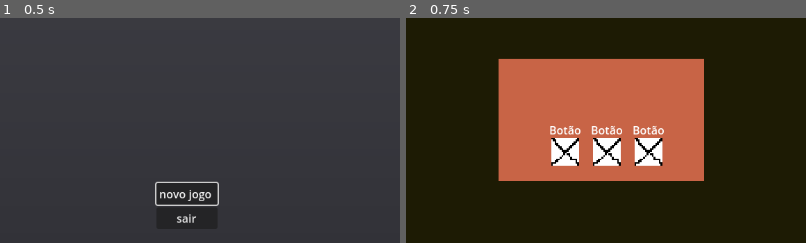
Above: before the commit, frames 1-2 (left to right).
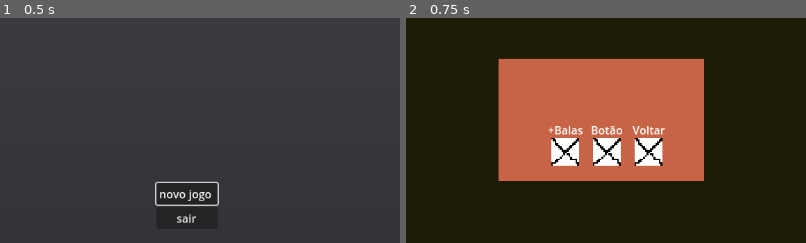
Above: after the commit, the same moments.

Repository: kawasousa/Scary-Jammers
Game: Godot game, scene res://scenes/menu_inicial.tscn
Two runs of this game, one before a commit and one after it. Both use one fixed random seed, a clock stepped at 60 frames per second and the inputs below.
Inputs:
- Up to frame 1 (0.5 s): no input
- Up to frame 2 (0.75 s): click "novo jogo" at 0.5 s
The pictures show only the part of the screen within x 27-77%, y 8-58%; the shares and areas given below are measured in that part.

Frame 1 is identical in both runs. In frame 2, 0.4% of the frame differs, in the area x 35-65%, y 48-52%.

Commit message:
inventory base

Diff:
--- a/Scary Jam/scenes/inventory.tscn
+++ b/Scary Jam/scenes/inventory.tscn
@@ -1,6 +1,10 @@
-[gd_scene load_steps=2 format=3 uid="uid://cuwvdickdojxe"]
+[gd_scene load_steps=4 format=3 uid="uid://cuwvdickdojxe"]
 
 [ext_resource type="Theme" uid="uid://c07wpxevc7kyv" path="res://themes/button.tres" id="1_mp32s"]
+[ext_resource type="Script" path="res://script/inventory.gd" id="1_y52ir"]
+
+[sub_resource type="RectangleShape2D" id="RectangleShape2D_i8dxd"]
+size = Vector2(186, 78)
 
 [node name="inventory" type="Control"]
 layout_mode = 3
@@ -11,6 +15,13 @@
 anchor_bottom = 0.5
 grow_horizontal = 2
 grow_vertical = 2
+script = ExtResource("1_y52ir")
+
+[node name="Area2D" type="Area2D" parent="."]
+
+[node name="CollisionShape2D" type="CollisionShape2D" parent="Area2D"]
+position = Vector2(81, 36)
+shape = SubResource("RectangleShape2D_i8dxd")
 
 [node name="HBoxContainer" type="HBoxContainer" parent="."]
 layout_mode = 0
@@ -25,10 +36,10 @@
 
 [node name="Label" type="Label" parent="HBoxContainer/Button"]
 layout_mode = 0
-offset_left = -3.0
+offset_left = -5.0
 offset_top = -23.0
-offset_right = 43.0
-text = "Botão"
+offset_right = 46.0
+text = "+Balas"
 
 [node name="Button2" type="Button" parent="HBoxContainer"]
 custom_minimum_size = Vector2(40, 0)
@@ -41,13 +52,17 @@
 offset_right = 43.0
 text = "Botão"
 
-[node name="Button3" type="Button" parent="HBoxContainer"]
+[node name="quit" type="Button" parent="HBoxContainer"]
 custom_minimum_size = Vector2(40, 0)
 layout_mode = 2
 theme = ExtResource("1_mp32s")
 
-[node name="Label" type="Label" parent="HBoxContainer/Button3"]
+[node name="quit" type="Label" parent="HBoxContainer/quit"]
 offset_left = -3.0
 offset_top = -23.0
-offset_right = 43.0
-text = "Botão"
+offset_right = 44.0
+text = "Voltar"
+
+[connection signal="body_entered" from="Area2D" to="." method="_on_area_2d_body_entered"]
+[connection signal="pressed" from="HBoxContainer/Button" to="." method="_on_button_pressed"]
+[connection signal="pressed" from="HBoxContainer/quit" to="." method="_on_quit_pressed"]
--- a/Scary Jam/scenes/outdoor_scene.tscn
+++ b/Scary Jam/scenes/outdoor_scene.tscn
@@ -26,28 +26,33 @@
 offset_right = 1152.0
 offset_bottom = 648.0
 color = Color(0.109804, 0.160784, 0.117647, 1)
+metadata/_edit_use_anchors_ = true
 
 [node name="ColorRect" type="ColorRect" parent="placeholder_outdoor"]
 offset_right = 1152.0
 offset_bottom = 168.0
 color = Color(0.360784, 0.192157, 0.164706, 1)
+metadata/_edit_use_anchors_ = true
 
 [node name="ColorRect2" type="ColorRect" parent="placeholder_outdoor"]
 offset_right = 96.0
 offset_bottom = 408.0
 color = Color(0.360784, 0.192157, 0.164706, 1)
+metadata/_edit_use_anchors_ = true
 
 [node name="ColorRect3" type="ColorRect" parent="placeholder_outdoor"]
 offset_left = 576.0
 offset_right = 1152.0
 offset_bottom = 216.0
 color = Color(0.360784, 0.192157, 0.164706, 1)
+metadata/_edit_use_anchors_ = true
 
 [node name="ColorRect4" type="ColorRect" parent="placeholder_outdoor"]
 offset_top = 592.0
 offset_right = 200.0
 offset_bottom = 648.0
 color = Color(0.172549, 0.45098, 0.282353, 1)
+metadata/_edit_use_anchors_ = true
 
 [node name="ColorRect7" type="ColorRect" parent="placeholder_outdoor"]
 offset_left = 304.0
@@ -55,6 +60,7 @@
 offset_right = 1152.0
 offset_bottom = 648.0
 color = Color(0.172549, 0.45098, 0.282353, 1)
+metadata/_edit_use_anchors_ = true
 
 [node name="ColorRect6" type="ColorRect" parent="placeholder_outdoor"]
 offset_left = 1056.0
@@ -62,12 +68,14 @@
 offset_right = 1152.0
 offset_bottom = 648.0
 color = Color(0.172549, 0.45098, 0.282353, 1)
+metadata/_edit_use_anchors_ = true
 
 [node name="ColorRect5" type="ColorRect" parent="placeholder_outdoor"]
-offset_top = 476.0
+offset_top = 407.0
 offset_right = 40.0
 offset_bottom = 648.0
 color = Color(0.172549, 0.45098, 0.282353, 1)
+metadata/_edit_use_anchors_ = true
 
 [node name="forja" type="ColorRect" parent="placeholder_outdoor"]
 offset_left = 144.0
@@ -75,6 +83,7 @@
 offset_right = 368.0
 offset_bottom = 312.0
 color = Color(0, 0.760784, 0.764706, 1)
+metadata/_edit_use_anchors_ = true
 
 [node name="Player" parent="." instance=ExtResource("1_r2x21")]
 position = Vector2(255, 575)
@@ -93,10 +102,10 @@
 [node name="enemy_spawner" type="Node2D" parent="."]
 
 [node name="Marker2D" type="Marker2D" parent="enemy_spawner"]
-position = Vector2(1141, 264)
+position = Vector2(1202, 267)
 
 [node name="Marker2D2" type="Marker2D" parent="enemy_spawner"]
-position = Vector2(3, 444)
+position = Vector2(253, 713)
 
 [node name="enemy_group" type="Node2D" parent="."]
 
--- /dev/null
+++ b/Scary Jam/script/inventory.gd
@@ -0,0 +1,15 @@
+extends Control
+
+@onready var button = $HBoxContainer/Button
+
+func _on_button_pressed():
+	Global.player_shooots += 1
+
+
+func _on_area_2d_body_entered(body):
+	if body.is_in_group("Player"):
+		Global.player_node.can_move = false
+		button.grab_focus()
+
+func _on_quit_pressed():
+	Global.player_node.can_move = true
--- a/Scary Jam/script/player.gd
+++ b/Scary Jam/script/player.gd
@@ -2,6 +2,7 @@
 
 const SPEED = 30000
 const SHOOT_SCENE = preload("res://scenes/shoot_scene.tscn")
+var can_move = true
 
 
 func _ready():
@@ -9,7 +10,10 @@
 	global_position = Global.player_position
 
 func _physics_process(delta):
-	movement(delta)
+	if can_move:
+		movement(delta)
+	else:
+		velocity = Vector2(0,0)
 	shoot()
 	move_and_slide()
 
